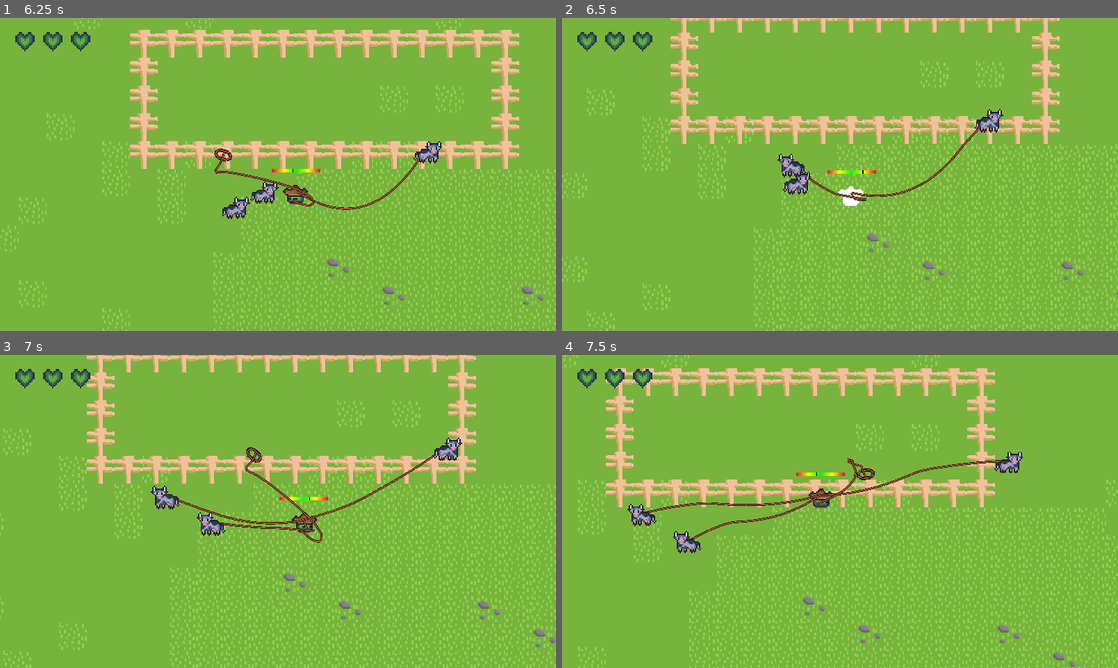
Above: before the commit, frames 1-4 (two rows, left to right).
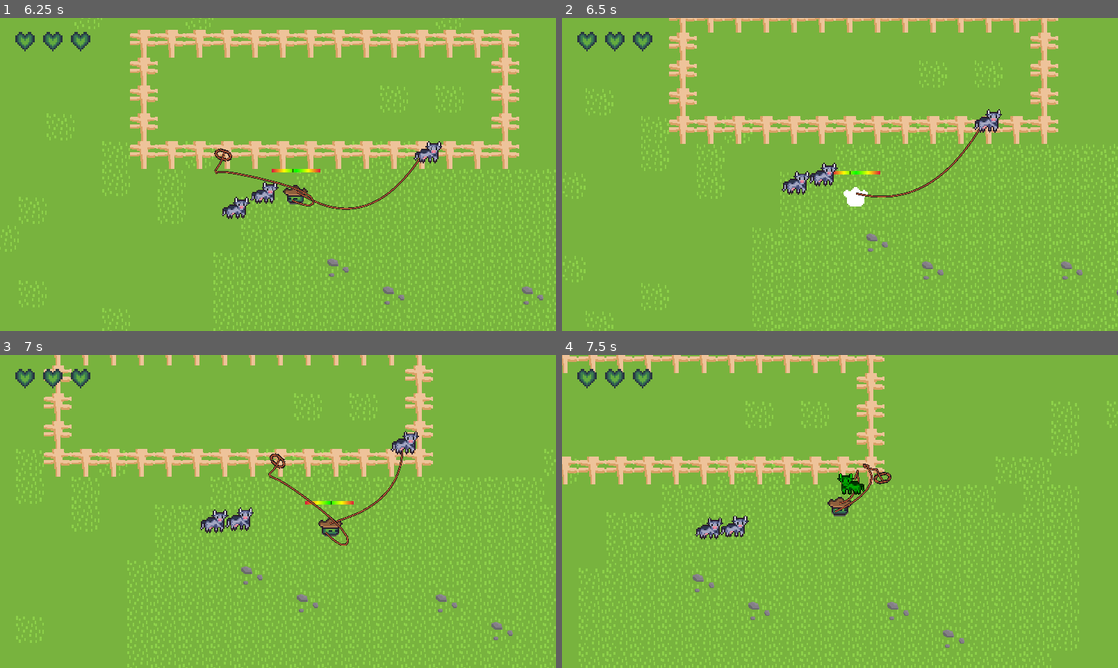
Above: after the commit, the same moments.

Repository: 2weeking/Lasso-Knight
Game: Godot game, scene res://levels/MainMenu.tscn
Two runs of this game, one before a commit and one after it. Both use one fixed random seed, a clock stepped at 60 frames per second and the inputs below.
Inputs (mouse positions are in pixels of both pictures, inside the frame that each line leads up to):
- Up to frame 1 (6.25 s): click "Start" at 0.5 s; move the mouse to (400, 158) at 1.27 s; hold D (right) 1.28-2.03 s; click (400, 158) at 1.35 s; move the mouse to (166, 190) at 2.02 s; hold S (down) 2.03-2.78 s; click (166, 190) at 2.1 s; move the mouse to (333, 105) at 2.77 s; hold D (right) 2.78-3.53 s; click (333, 105) at 2.85 s; move the mouse to (250, 237) at 3.52 s; hold W (up) 3.53-4.28 s; click (250, 237) at 3.6 s; move the mouse to (444, 221) at 4.27 s; hold A (left) 4.28-5.78 s; click (444, 221) at 4.35 s; move the mouse to (111, 127) at 5.02 s; click (111, 127) at 5.1 s; move the mouse to (305, 174) at 5.77 s; hold S (down) from 5.78 s (still down); click (305, 174) at 5.85 s
- Up to frame 2 (6.5 s): keep holding S (down)
- Up to frame 3 (7 s): move the mouse to (194, 433) at 6.52 s; release S (down) at 6.53 s; hold D (right) from 6.53 s (still down); click (194, 433) at 6.6 s
- Up to frame 4 (7.5 s): move the mouse to (962, 495) at 7.27 s; release D (right) at 7.28 s; hold W (up) from 7.28 s (still down); click (962, 495) at 7.35 s

Frame 1 is identical in both runs. In frame 2, 15% of the frame differs, in the area x 0-100%, y 0-100%; in frame 3, 26%; in frame 4, 29%.

Commit message:
Only allowed one reelin at a time to prevent future issues lol

Diff:
--- a/entities/knight/knight.gd
+++ b/entities/knight/knight.gd
@@ -174,4 +174,5 @@
 
 func _on_hurtbox_body_entered(body):
 	if body.is_in_group("enemy") and not body.is_in_group("capturing") and not body.is_in_group("captured"):
-		call_deferred("add_rope", body)
+		if ropes.is_empty():
+			call_deferred("add_rope", body)
